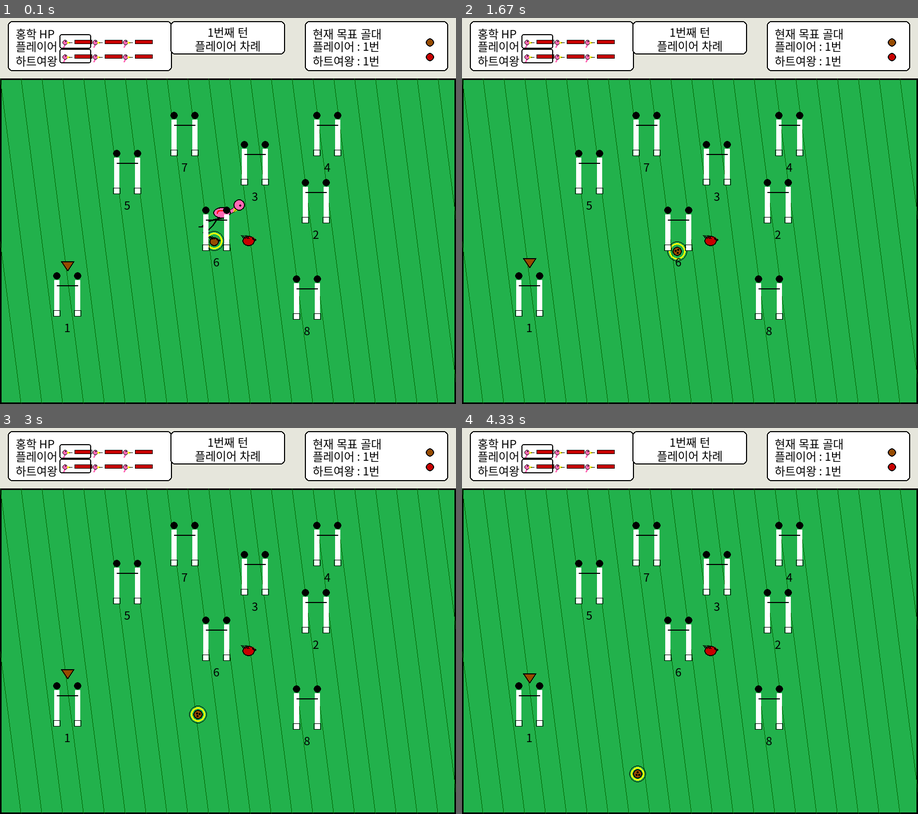
Above: before the commit, frames 1-4 (two rows, left to right).
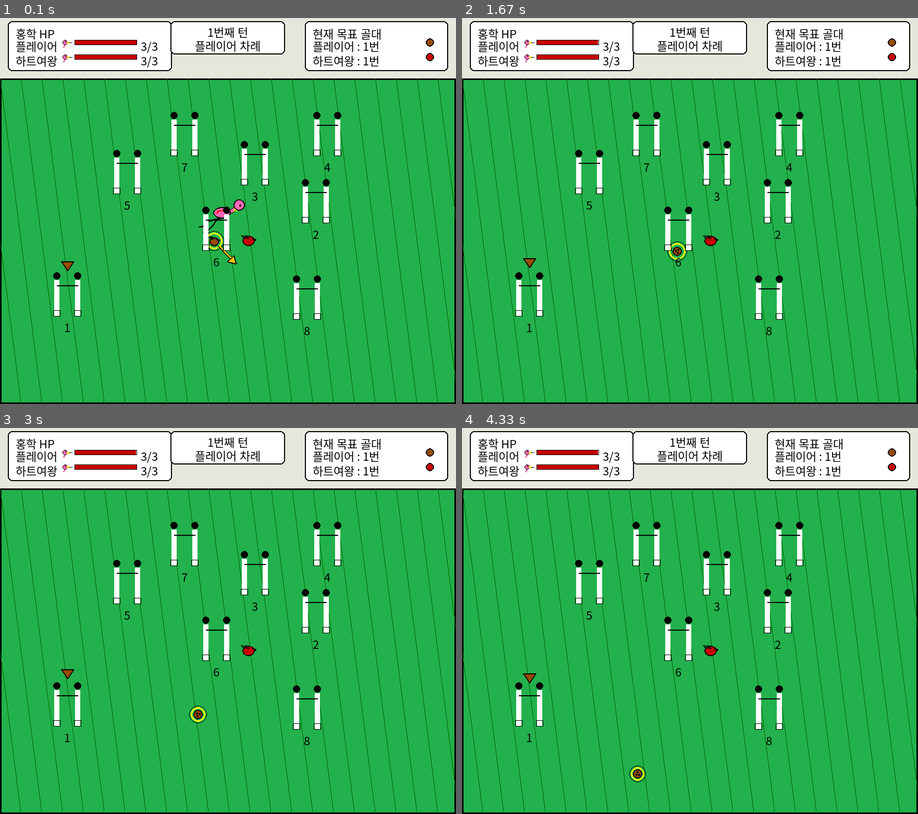
Above: after the commit, the same moments.

Repository: Is-This-Merge/NEIS
Game: pygame game, started from main.py
Same seed, same stepped clock (60 frames per second), same inputs: the game is played once before the commit and once after it.
Inputs (mouse positions are in pixels of both pictures, inside the frame that each line leads up to):
- Up to frame 1 (0.1 s): no input
- Up to frame 2 (1.67 s): click (835, 199) at 0.38 s; click (690, 257) at 1.22 s
- Up to frame 3 (3 s): click (186, 586) at 2.38 s
- Up to frame 4 (4.33 s): no input

The runs differ from the first frame. In frame 1, 0.5% of the frame differs, in the area x 13-53%, y 4-64%; in frame 2, 0.5%; in frame 3, 0.5%; in frame 4, 0.5%.

Commit message:
Added arrow on aiming

Diff:
--- a/CroquetMatch.py
+++ b/CroquetMatch.py
@@ -254,21 +254,22 @@
                 label_text = self.small_font.render(labels[row], True, self.colors["BLACK"])
                 self.screen.blit(label_text, (30, y - 12))
 
-                for i, flamingo in enumerate(player.flamingos):
-                    icon_x = 125 + i * 58
+                # 현재 사용 중인 홍학의 HP 바 하나만 표시
+                flamingo = player.get_current_flamingo()
+                icon_x = 125
+
+                if flamingo is not None:
                     hp = get_flamingo_hp(flamingo)
 
                     draw_flamingo_head_icon(icon_x, y - 2, 0.75)
-                    draw_hp_bar(icon_x + 18, y - 7, hp, 100, 34, 8)
-
-                    if i == player.currentFlamingo:
-                        pygame.draw.rect(
-                            self.screen,
-                            self.colors["BLACK"],
-                            pygame.Rect(icon_x - 11, y - 18, 61, 28),
-                            2,
-                            border_radius=4
-                        )
+                    draw_hp_bar(icon_x + 18, y - 7, hp, 100, 120, 10)
+
+                    # 남은 홍학 개수 표시 (예: 1/3)
+                    remaining = sum(1 for f in player.flamingos if f.usable)
+                    count_text = self.small_font.render(
+                        f"{remaining}/{len(player.flamingos)}", True, self.colors["BLACK"]
+                    )
+                    self.screen.blit(count_text, (icon_x + 145, y - 12))
 
             # 위쪽 중앙: 현재 턴
             center_panel_width = 220
@@ -343,6 +344,56 @@
         for player in self.players:
             self.currentPlayer.ball.draw_hedgehog_ball(player)
 
+        def draw_aim_arrow(flamingo):
+            bx, by = self.currentPlayer.ball.location
+
+            if flamingo.charging:
+                # 차징 중: 충전 시작 시점의 각도를 고정 사용
+                aim_angle = flamingo.flamingo_charge_angle + math.pi
+                hold_time = pygame.time.get_ticks() - flamingo.mouse_down_time
+                hold_ratio = min(hold_time / flamingo.max_hold_time, 1)
+            else:
+                # 클릭 전(조준 중): 현재 마우스 위치 기준으로 방향 계산
+                mx, my = pygame.mouse.get_pos()
+                charge_angle = math.atan2(my - by, mx - bx)
+                aim_angle = charge_angle + math.pi
+                hold_ratio = 0
+
+            # 화살표 길이는 충전량에 비례
+            length = 45 + hold_ratio * 90
+
+            dx, dy = math.cos(aim_angle), math.sin(aim_angle)
+            start = (bx + dx * (self.currentPlayer.ball.radius + 6),
+                     by + dy * (self.currentPlayer.ball.radius + 6))
+            end = (start[0] + dx * length, start[1] + dy * length)
+
+            # 충전량에 따라 색을 노랑 → 주황 → 빨강으로 변화
+            color = (
+                255,
+                int(200 * (1 - hold_ratio)),
+                0
+            )
+
+            # 화살표 몸통
+            pygame.draw.line(self.screen, self.colors["BLACK"],
+                             (int(start[0]), int(start[1])), (int(end[0]), int(end[1])), 7)
+            pygame.draw.line(self.screen, color,
+                             (int(start[0]), int(start[1])), (int(end[0]), int(end[1])), 4)
+
+            # 화살촉
+            head_len = 16
+            head_angle = math.pi / 6
+            left = (end[0] - head_len * math.cos(aim_angle - head_angle),
+                    end[1] - head_len * math.sin(aim_angle - head_angle))
+            right = (end[0] - head_len * math.cos(aim_angle + head_angle),
+                     end[1] - head_len * math.sin(aim_angle + head_angle))
+
+            head_points = [(int(end[0]), int(end[1])),
+                           (int(left[0]), int(left[1])),
+                           (int(right[0]), int(right[1]))]
+            pygame.draw.polygon(self.screen, color, head_points)
+            pygame.draw.polygon(self.screen, self.colors["BLACK"], head_points, 2)
+
         # 홍학 채를 표시
         flamingo = self.currentPlayer.get_current_flamingo()
         if not self.isGameOver and flamingo is not None:
@@ -350,6 +401,10 @@
                 # 사람 플레이어: 조준(정지) 중 또는 차징/스윙 중 표시
                 if self.currentPlayer.ball.speed == 0 or flamingo.charging or flamingo.swinging:
                     flamingo.draw_flamingo_handle(self.screen, self.currentPlayer.ball)
+
+                # 조준 중(정지) 또는 차징 중에 조준 방향 화살표를 표시
+                if flamingo.charging or (self.currentPlayer.ball.speed == 0 and not flamingo.swinging):
+                    draw_aim_arrow(flamingo)
             else:
                 # 여왕(AI): 스윙 애니메이션이 진행되는 동안만 표시
                 if flamingo.swinging:
